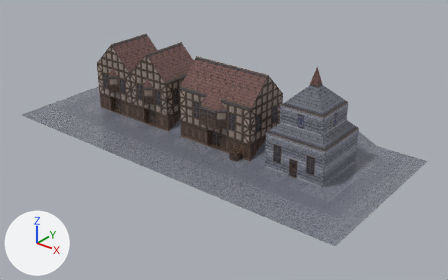
A saved change to the glTF model public/glb/village-1.glb.
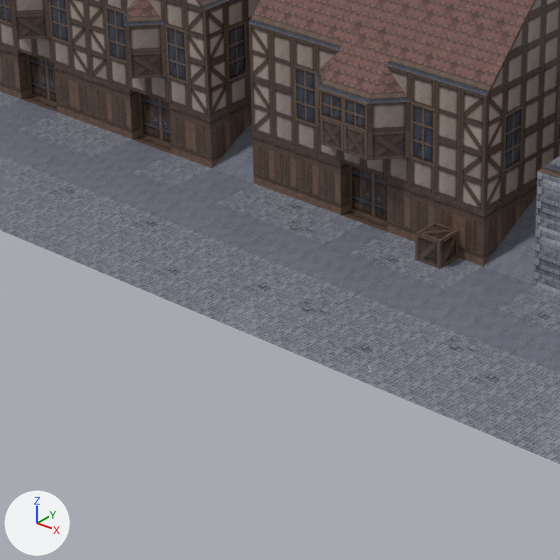
There are two pictures of each version: one whole from a camera (50 mm lens) standing at (29.47, -44.65, 31.33) and looking at (-10.1, 4.82, 0.66), one close up on the part from 23% to 61% of the width and 29% to 89% of the height. Arrows for +X, +Y and +Z are at lower left; the lights stay in place. The older version's two pictures come first. Where no turn or scale is listed for an object, it has been applied to the vertices.

Objects in the first close-up: 'EntityCube.Crate', 'EntityTrimesh.Business', 'EntityTrimesh.Home', 'EntityTrimesh.HomeLarge', 'EntityTrimesh.World'.
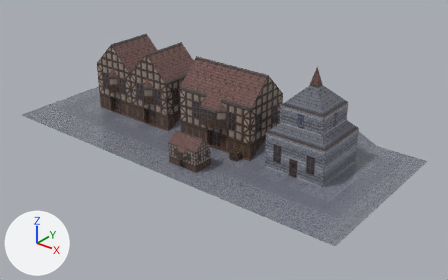
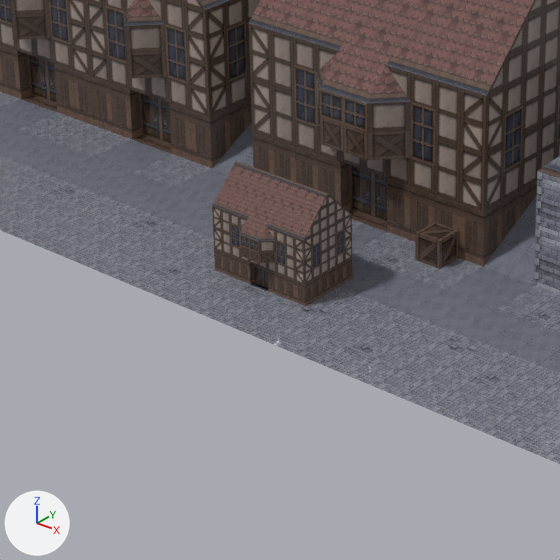
What changed in the scene script:
```text
Add me_mesh_008:
    me_mesh_008.from_pydata(...)  # 301 vertices, 568 faces; spans x -2.12..1.73, y -1.54..1.54, z 0.0..3.46
    me_mesh_008.materials.append(mat_material)
Add ob_entitycube_home_001:
    ob_entitycube_home_001 = bpy.data.objects.new('EntityCube.Home.001', me_mesh_008)
    ob_entitycube_home_001.location = (-10.0, -0.93, 0.0)
```

Where the change shows, as pixel boxes (x1, y1, x2, y2) in the close-ups (560 x 560 px):
'EntityCube.Home.001', added
    after: (212, 161, 353, 306)
